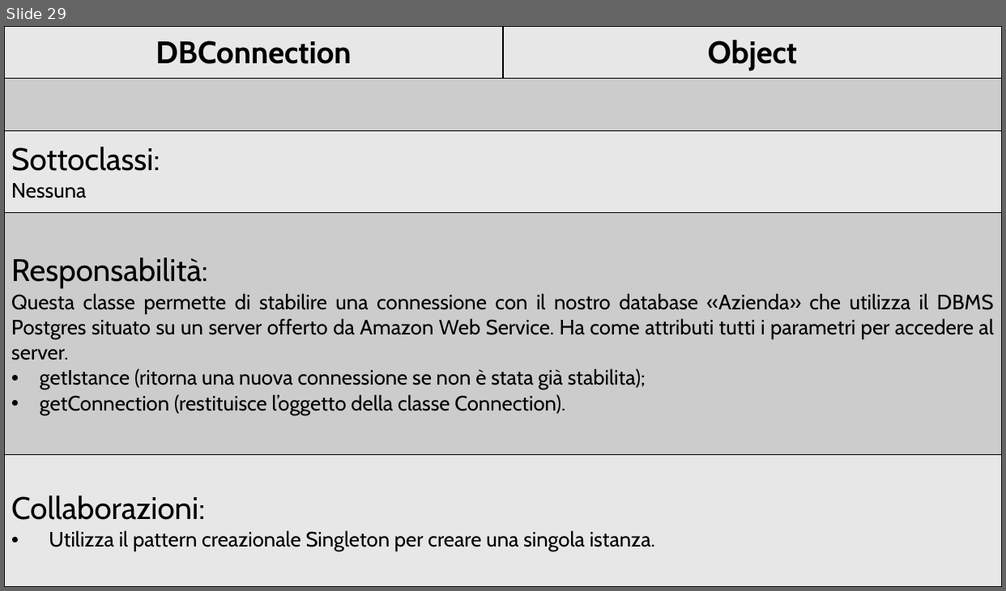
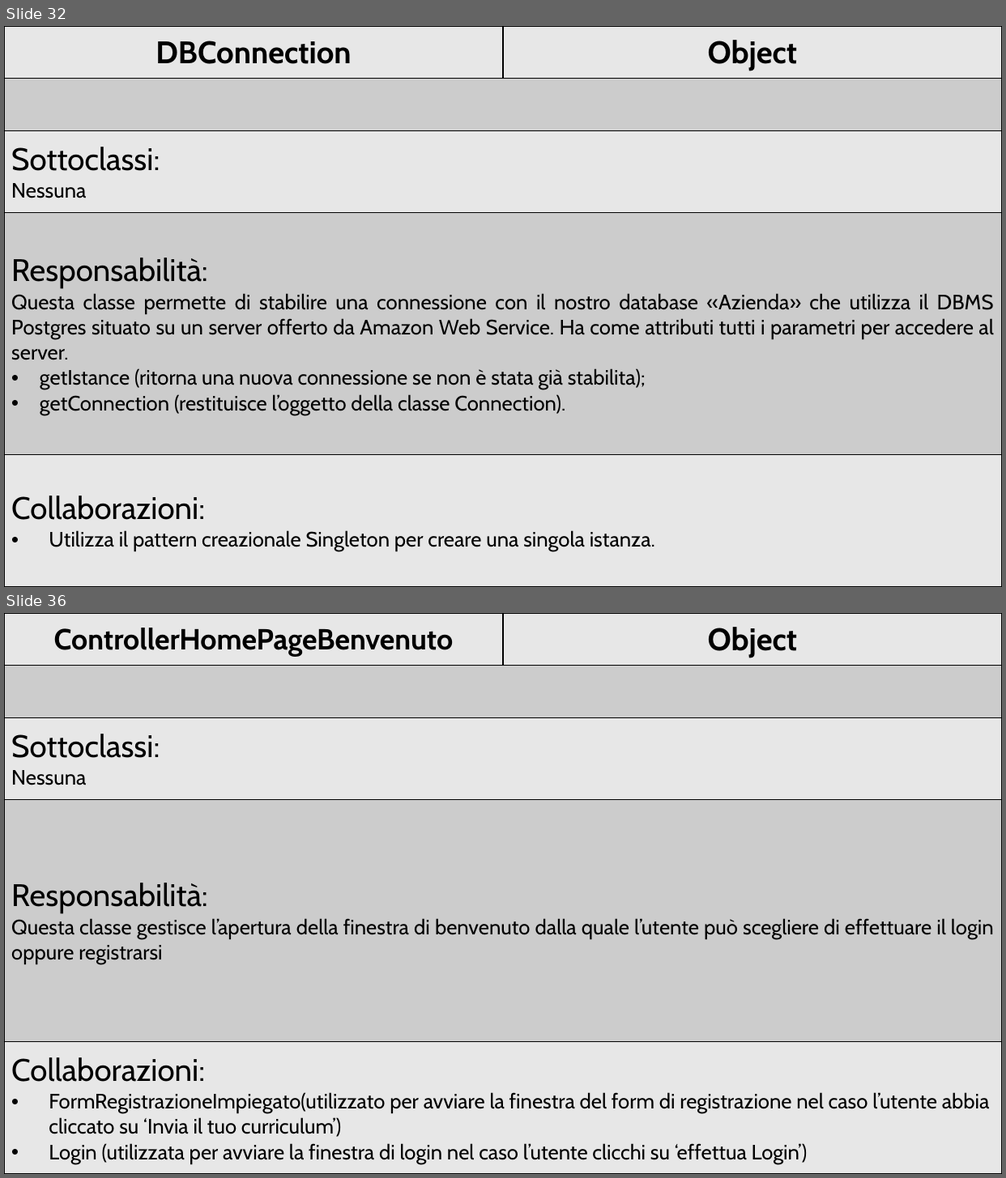
Before and after one commit to FulmineGiallo/progetto, a slide deck: CRC Cards.pptx. Shown one above the other, each under a label of ours: slide 29 before the commit, slides 32 and 36 after it; the slides between them are not shown. The pictures are 1006x591 and 1006x1178 pixels, drawn with LibreOffice and Linux fonts; fonts in the diff are those of the drawing. Boxes give left, top, right and bottom in pixels: in the first picture for what was removed or moved away, otherwise in the second. Text is boxed around its words. In the diff, an @@ line names an element or a change of style, - is before the commit and + after.

```diff
--- a/CRC Cards.pptx
+++ b/CRC Cards.pptx
@@ slide 36 added at [4,613,1002,1174], background #FFFFFF @@
@@ table added at [4,613,1002,1174], 5 rows, 2 columns @@
+ControllerHomePageBenvenuto | Object
+ | 
+Sottoclassi: / Nessuna | 
+Responsabilità: / Questa classe gestisce l’apertura della finestra di benvenuto dalla quale l’utente può scegliere di effettuare il login oppure registrarsi | 
+Collaborazioni: / FormRegistrazioneImpiegato(utilizzato per avviare la finestra del form di registrazione nel caso l’utente abbia cliccato su ‘Invia il tuo curriculum’) / Login (utilizzata per avviare la finestra di login nel caso l’utente clicchi su ‘effettua Login’) | 
@@ what was slide 29 is now slide 32 @@
```
Also in this commit, not shown: 45 other slides added.
